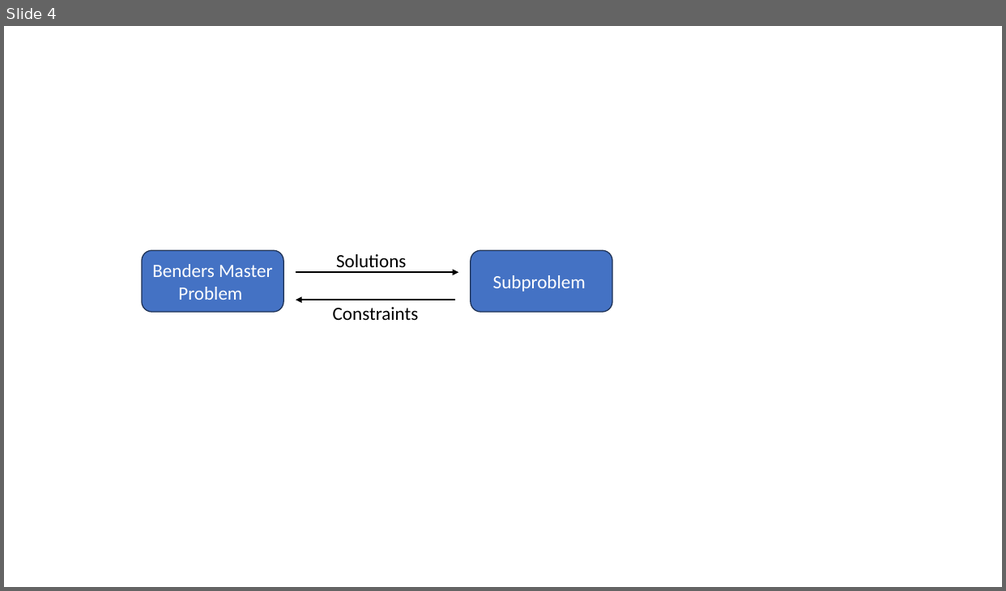
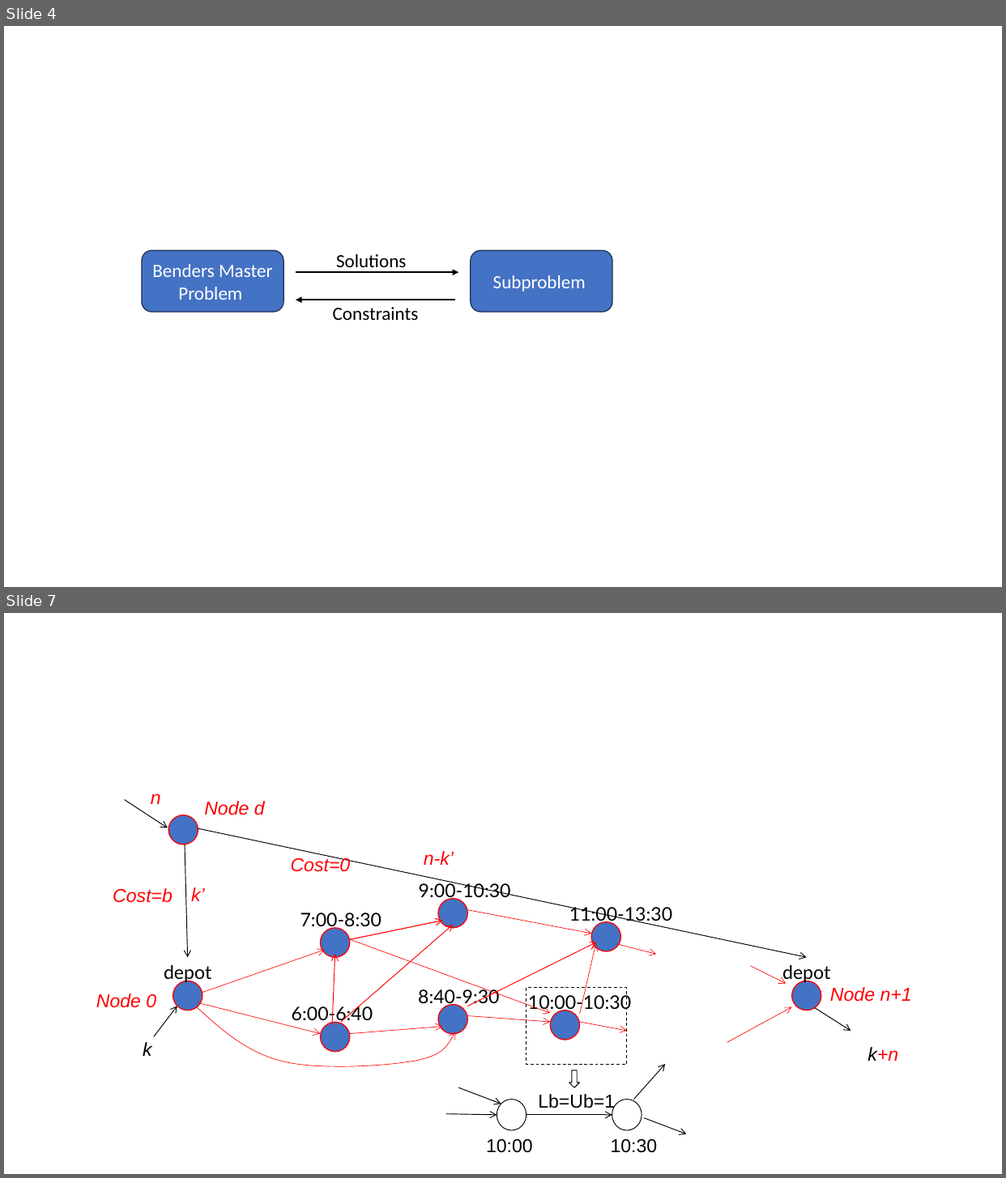
Before and after one commit to Dis-count/HKUST_TOPIC, a slide deck: Beamer/test.pptx. Shown one above the other, each under a label of ours: slide 4 before the commit, slides 4 and 7 after it; the slides between them are not shown. The pictures are 1006x591 and 1006x1178 pixels, drawn with LibreOffice and Linux fonts; fonts in the diff are those of the drawing. Boxes give left, top, right and bottom in pixels: in the first picture for what was removed or moved away, otherwise in the second. Text is boxed around its words. In the diff, an @@ line names an element or a change of style, - is before the commit and + after.

```diff
--- a/Beamer/test.pptx
+++ b/Beamer/test.pptx
@@ slide 7 added at (4,613,1002,1174), background #FFFFFF @@
@@ arrow added from (125, 799) to (167, 828), #000000 0.75 pt @@
@@ text added at (151,794,161,804), 18 pt, text #FF0000, italic @@
+n
@@ text added at (204,801,265,815), 18 pt, text #FF0000, italic @@
+Node d
@@ ellipse added at (168,815,198,845), fill #4472C4, outline #FF0000 1 pt @@
@@ arrow added from (198, 828) to (807, 957), #000000 0.75 pt @@
@@ arrow added from (185, 845) to (187, 957), #000000 0.75 pt @@
@@ text added at (424,851,454,865), 18 pt, text #FF0000, italic @@
+n-k’
@@ text added at (291,856,351,872), 18 pt, text #FF0000, italic @@
+Cost=0
@@ text added at (113,888,172,903), 18 pt, text #FF0000, italic @@
+Cost=b
@@ text added at (191,888,205,901), 18 pt, text #FF0000, italic @@
+k’
@@ arrow added from (350, 940) to (443, 921), #FF0000 0.5 pt @@
@@ group added at (197,910,792,1071): 15 arrows, 1 freeform shape @@
@@ group added at (164,880,830,1052): 8 ellipses, 8 texts @@
+7:00-8:30
+9:00-10:30
+8:40-9:30
+6:00-6:40
+11:00-13:30
+10:00-10:30
+depot
+depot
@@ text added at (96,994,156,1008), 18 pt, text #FF0000, italic @@
+Node 0
@@ rectangle added at (526,988,627,1064), outline #000000 0.75 pt dashed @@
@@ text added at (830,987,912,1002), 18 pt, text #FF0000, italic @@
+Node n+1
@@ arrow added from (154, 1037) to (177, 1006), #000000 0.75 pt @@
@@ arrow added from (815, 1008) to (850, 1031), #000000 0.75 pt @@
@@ text added at (143,1042,152,1056), 18 pt, text #000000, italic @@
+k
@@ text added at (867,1047,898,1061), 18 pt, text #FF0000, italic @@
+k+n
@@ down arrow added at (569,1071,580,1088), outline #000000 0.75 pt @@
@@ arrow added from (633, 1100) to (665, 1064), #000000 0.75 pt @@
@@ arrow added from (458, 1088) to (501, 1104), #000000 0.75 pt @@
@@ text added at (538,1094,615,1112), 18 pt, text #000000 @@
+Lb=Ub=1
@@ arrow added from (446, 1114) to (496, 1115), #000000 0.75 pt @@
@@ ellipse added at (496,1100,526,1131), outline #000000 0.75 pt @@
@@ arrow added from (526, 1115) to (612, 1115), #000000 0.75 pt @@
@@ ellipse added at (612,1100,641,1131), outline #000000 0.75 pt @@
@@ arrow added from (644, 1118) to (687, 1135), #000000 0.75 pt @@
@@ text added at (486,1139,533,1153), 18 pt, text #000000 @@
+10:00
@@ text added at (611,1139,658,1153), 18 pt, text #000000 @@
+10:30
```
Also in this commit, not shown: 3 other slides added, 19 other files.
